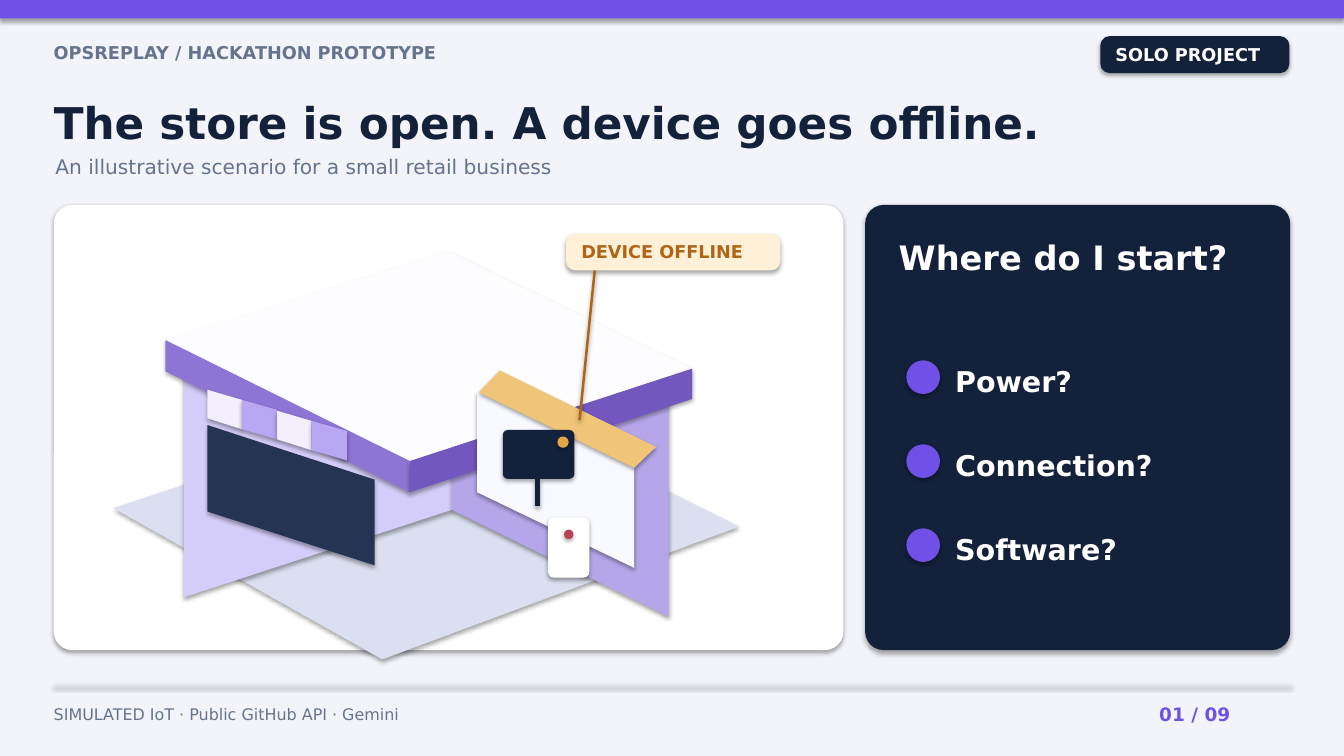
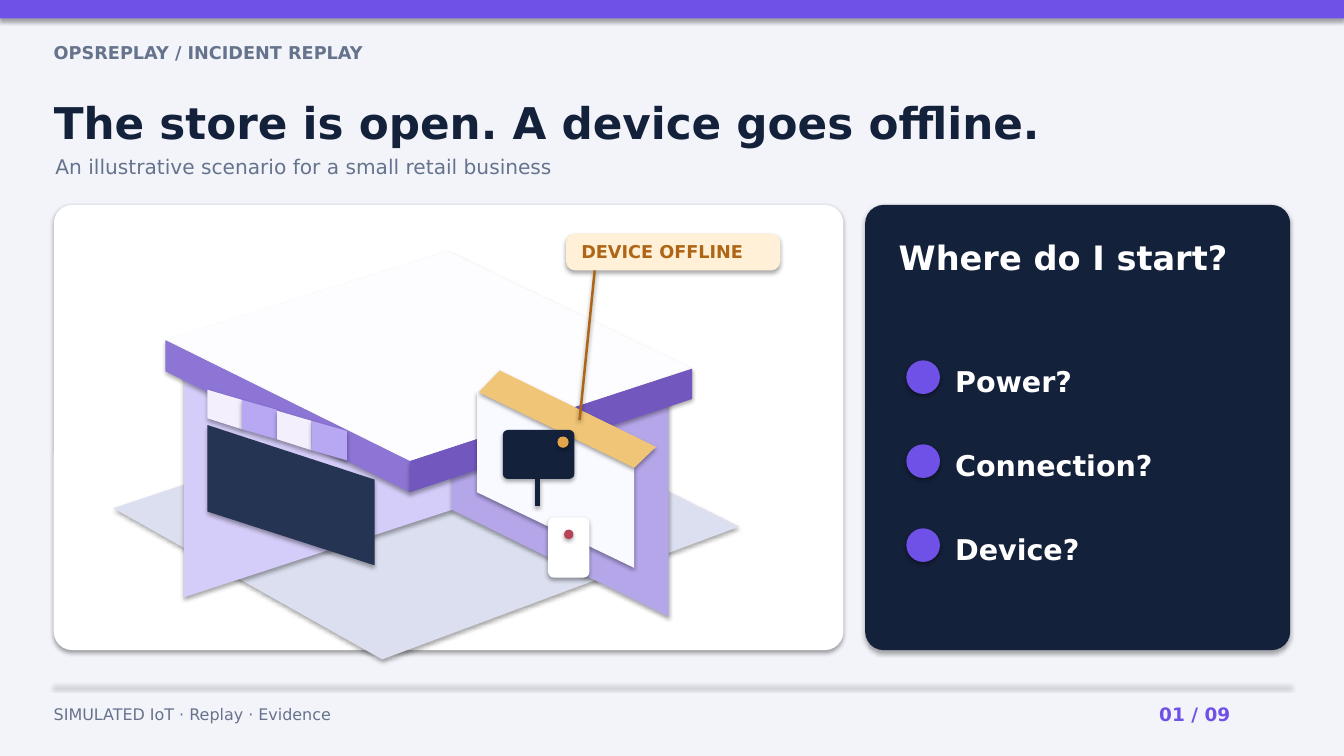
Before and after one commit to lutfim22/opsreplay, a slide deck: slide 1 of docs/HACKATHON_DEMO.pptx. Drawn at 1344x756 pixels with LibreOffice and Linux fonts; fonts in the diff are those of the drawing. Boxes give left, top, right and bottom in pixels: in the first picture for what was removed or moved away, otherwise in the second. Text is boxed around its words. In the diff, an @@ line names an element or a change of style, - is before the commit and + after.

```diff
--- a/docs/HACKATHON_DEMO.pptx
+++ b/docs/HACKATHON_DEMO.pptx
@@ text at (54,46,363,59): text changed @@
-OPSREPLAY / HACKATHON PROTOTYPE
+OPSREPLAY / INCIDENT REPLAY
@@ rounded rectangle removed at (1101,36,1291,74) @@
@@ text removed at (1115,48,1260,65) @@
-SOLO PROJECT
@@ text at (955,538,1079,561): text changed @@
-Software?
+Device?
@@ text at (54,708,330,724): text changed @@
-SIMULATED IoT · Public GitHub API · Gemini
+SIMULATED IoT · Replay · Evidence
```
Also in this commit, not shown: 6 other slides changed, 2 slides added, 2 slides removed, 6 other files.
